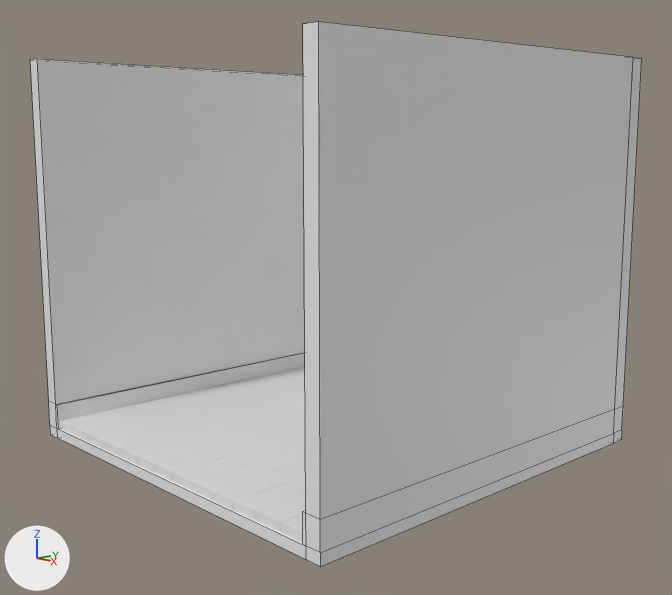
The Blender file Task01_to_Task05/ViennaVulkanEngine/VulkanEngine/media/models/room/room.blend as it was, and as the next commit left it.
Camera for both pictures: a 50 mm lens placed at (12.95, -12.15, 5.44), pointed at (0.13, -0.05, 2.41). Lighting does not change. The marker at lower left points along +X, +Y and +Z. Mesh edges are drawn as thin lines on the coarser meshes. Materials are left out; every surface is plain grey.

Names of what the first picture shows: 'Room', 'Tile'.
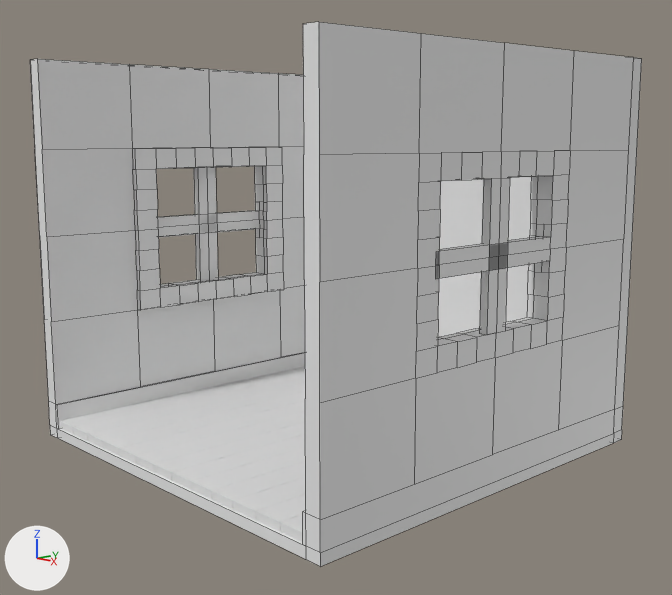
Boxes (x1, y1, x2, y2) around the edits, measured in the pictures (672 x 595 px):
part 1 of me_cube, added: after (30, 22, 642, 553)

What the commit changed:
me_cube is used by ob_room; location (0.0, 0.0, 0.0); scale (4.0, 4.0, 0.1).
me_cube had 56 vertices, 54 faces and spanned x -1.0..1.0, y -1.0..1.0, z -4.2..68.6.
me_cube now has 512 vertices, 430 faces and spans x -1.0..1.0, y -1.0..1.0, z -4.2..68.6.
me_cube part 1: 456 vertices added at x -1.0..1.0, y -1.0..0.9, z 2.7..68.6.
